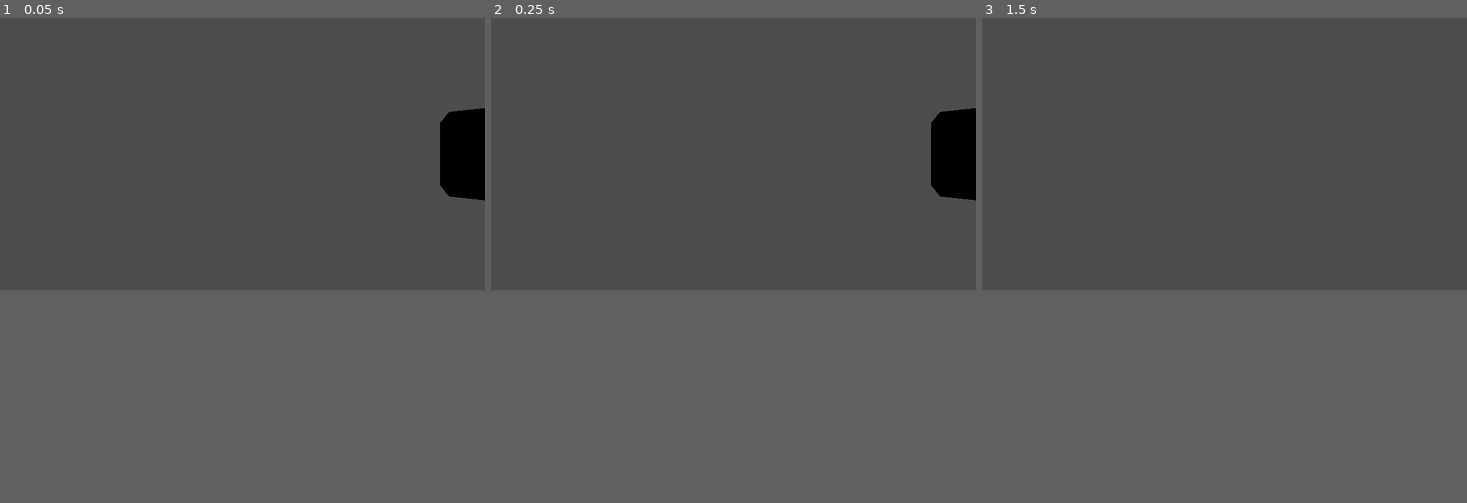
Above: before the commit, frames 1-3 (left to right).
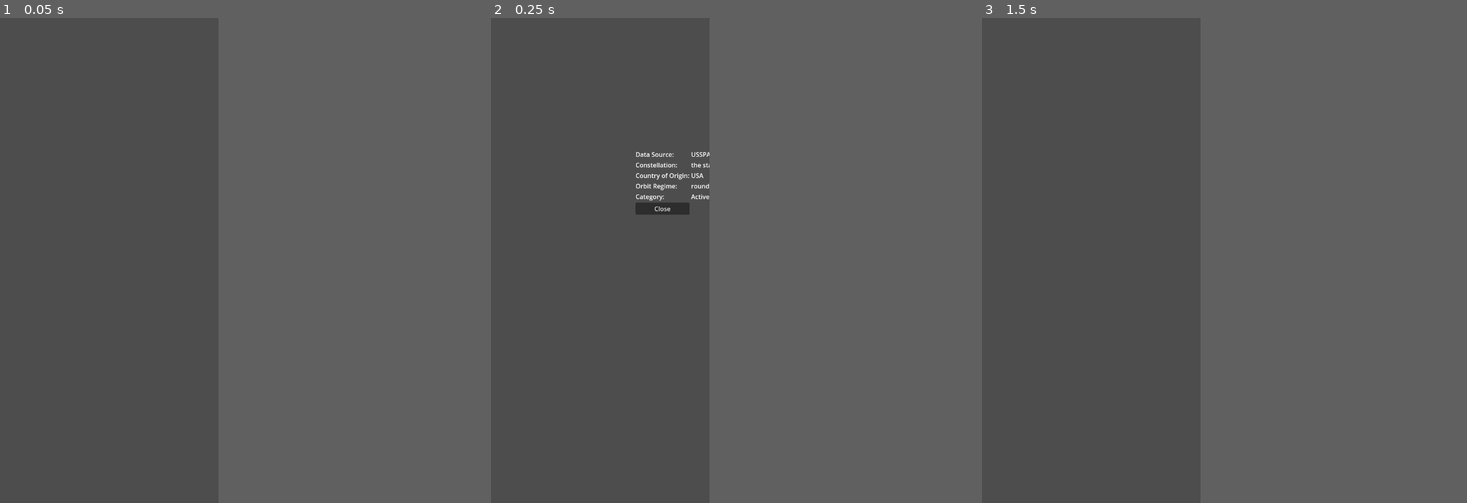
Above: after the commit, the same moments.

Repository: Capstone-Mystery-Machine/spotnik
Game: Godot game, scene res://scenes/worldspawn.tscn
The game is run twice, just before and just after one commit, with the same random seed, the same clock (stepped at 60 frames per second) and the same inputs.
Inputs (mouse positions are in pixels of both pictures, inside the frame that each line leads up to):
- Up to frame 1 (0.05 s): no input
- Up to frame 2 (0.25 s): no input
- Up to frame 3 (1.5 s): tap Enter at 0.5 s; move the mouse to (1331, 139) at 0.52 s; press the mouse at (1331, 139) at 0.53 s; tap Space at 1.25 s; move the mouse to (1200, 153) at 1.27 s; release the mouse at (1200, 153) at 1.28 s; tap I at 1.35 s
In our replay, the window is 799x449 before the commit and 360x800 after it. These sizes can differ from the game's own. Grey fills any space a smaller window leaves; there, only what the larger window draws over its background counts as a difference.

The runs differ from the first frame. In frame 1, 1.6% of the frame differs, in the area x 90-100%, y 18-38%; in frame 2, 2.2%, in the area x 29-100%, y 18-41%; in frame 3, only the window size differs.

Commit message:
Add UI Base (#59)
* Add UI Base

Add satellite_data_ui.gd, which currently does nothing, but will control opening/closing of UI. I have tested that the code inside the _on_close_button_pressed() func works, but the button isn't calling the function for some reason despite appearing to be attached.
Add UI that appears in 3D enviroment's Node tree. If we choose to instead use a window, this only needs some adjustment.
Adjust default viewport to common size for mobile

* move satellite UI to its own scene

Diff:
--- a/project.godot
+++ b/project.godot
@@ -17,6 +17,10 @@
 
 [display]
 
+window/size/viewport_width=360
+window/size/viewport_height=800
+window/size/mode=3
+window/subwindows/embed_subwindows=false
 window/handheld/orientation=1
 
 [editor_plugins]
--- /dev/null
+++ b/scenes/satel_info_ui.tscn
@@ -0,0 +1,70 @@
+[gd_scene load_steps=3 format=3 uid="uid://b4guvadeiue3o"]
+
+[ext_resource type="Script" uid="uid://frvw2x27fdeb" path="res://scenes/satellite_data_ui.gd" id="1_o0spf"]
+
+[sub_resource type="ViewportTexture" id="ViewportTexture_71ivy"]
+viewport_path = NodePath("Info_Viewport")
+
+[node name="Satel_Info_UI" type="Node3D"]
+script = ExtResource("1_o0spf")
+
+[node name="Info_Sprite" type="Sprite3D" parent="."]
+transform = Transform3D(1, 0, 0, 0, 1, 0, 0, 0, 1, 2.7034645, -1.1668895, -8.0926285)
+billboard = 1
+texture = SubResource("ViewportTexture_71ivy")
+
+[node name="Info_Viewport" type="SubViewport" parent="."]
+size = Vector2i(360, 800)
+
+[node name="Satel_Canv_View" type="CanvasLayer" parent="Info_Viewport"]
+
+[node name="Satel_Info" type="GridContainer" parent="Info_Viewport/Satel_Canv_View"]
+offset_right = 340.0
+offset_bottom = 700.0
+columns = 2
+
+[node name="data_source" type="Label" parent="Info_Viewport/Satel_Canv_View/Satel_Info"]
+layout_mode = 2
+text = "Data Source:"
+
+[node name="data_source2" type="Label" parent="Info_Viewport/Satel_Canv_View/Satel_Info"]
+layout_mode = 2
+text = "USSPACECOM"
+
+[node name="constellation" type="Label" parent="Info_Viewport/Satel_Canv_View/Satel_Info"]
+layout_mode = 2
+text = "Constellation:"
+
+[node name="constellation2" type="Label" parent="Info_Viewport/Satel_Canv_View/Satel_Info"]
+layout_mode = 2
+text = "the star one"
+
+[node name="origin_country" type="Label" parent="Info_Viewport/Satel_Canv_View/Satel_Info"]
+layout_mode = 2
+text = "Country of Origin:"
+
+[node name="origin_country2" type="Label" parent="Info_Viewport/Satel_Canv_View/Satel_Info"]
+layout_mode = 2
+text = "USA"
+
+[node name="orbit" type="Label" parent="Info_Viewport/Satel_Canv_View/Satel_Info"]
+layout_mode = 2
+text = "Orbit Regime:"
+
+[node name="orbit2" type="Label" parent="Info_Viewport/Satel_Canv_View/Satel_Info"]
+layout_mode = 2
+text = "round"
+
+[node name="category" type="Label" parent="Info_Viewport/Satel_Canv_View/Satel_Info"]
+layout_mode = 2
+text = "Category:"
+
+[node name="category2" type="Label" parent="Info_Viewport/Satel_Canv_View/Satel_Info"]
+layout_mode = 2
+text = "Active Satellite"
+
+[node name="Close_Button" type="Button" parent="Info_Viewport/Satel_Canv_View/Satel_Info"]
+layout_mode = 2
+text = "Close"
+
+[connection signal="pressed" from="Info_Viewport/Satel_Canv_View/Satel_Info/Close_Button" to="." method="_on_close_button_pressed"]
--- /dev/null
+++ b/scenes/satellite_data_ui.gd
@@ -0,0 +1,4 @@
+extends Node3D
+
+func _on_close_button_pressed() -> void:
+	$Info_Viewport/Satel_Canv_View.visible = false
--- a/scenes/worldspawn.tscn
+++ b/scenes/worldspawn.tscn
@@ -1,12 +1,14 @@
 [gd_scene load_steps=3 format=3 uid="uid://b5ou2u38e78kf"]
 
 [ext_resource type="PackedScene" uid="uid://ckh0mf4o2awhw" path="res://scenes/device.tscn" id="1_tnvwq"]
-[ext_resource type="PackedScene" uid="uid://df1r2r56qsixo" path="res://scenes/landmark.tscn" id="2_cn1jf"]
+[ext_resource type="PackedScene" uid="uid://b4guvadeiue3o" path="res://scenes/satel_info_ui.tscn" id="2_cn1jf"]
 
 [node name="Worldspawn" type="Node3D"]
-transform = Transform3D(1, 0, 0, 0, 0.9999998, -0.0005759586, 0, 0.0005759586, 0.9999998, 0, 0, 0)
+transform = Transform3D(1, 0, 0, 0, 1, 0, 0, 0, 1, 0.16509736, 0, 0.32244444)
 
 [node name="Device" parent="." instance=ExtResource("1_tnvwq")]
 
-[node name="Landmark" parent="." instance=ExtResource("2_cn1jf")]
-transform = Transform3D(0.7183085, 0, -0.6957247, 0, 1, 0, 0.6957247, 0, 0.7183085, 3.1471171, -0.0011773864, -2.108976)
+[node name="CSGBox3D" type="CSGBox3D" parent="."]
+transform = Transform3D(0.7183085, 0, -0.6957247, 0, 1, 0, 0.6957247, 0, 0.7183085, 2.6696434, 0, -0.06475574)
+
+[node name="Satel_Info_UI" parent="." instance=ExtResource("2_cn1jf")]
Not shown, added: scenes/satellite_data_ui.gd.uid
